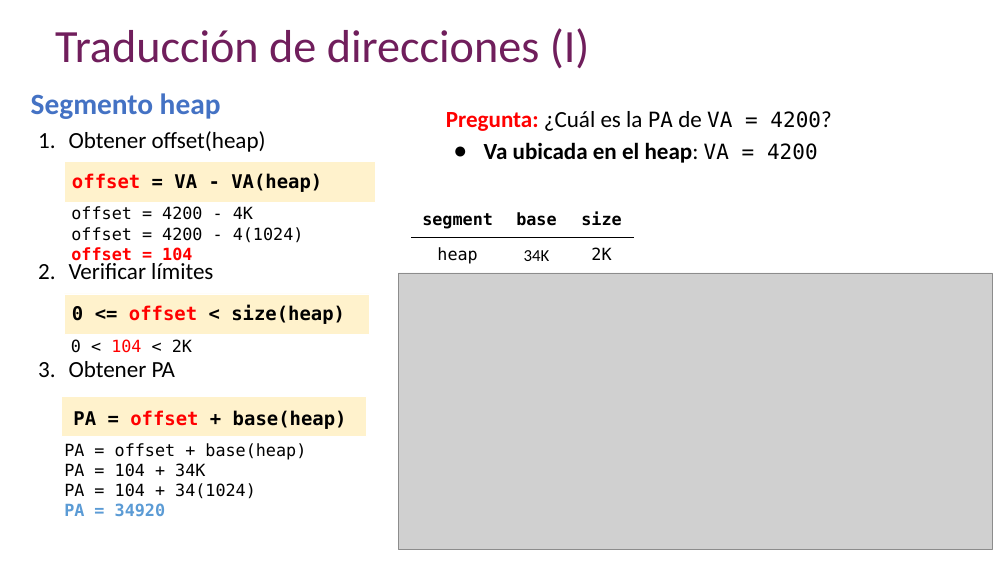
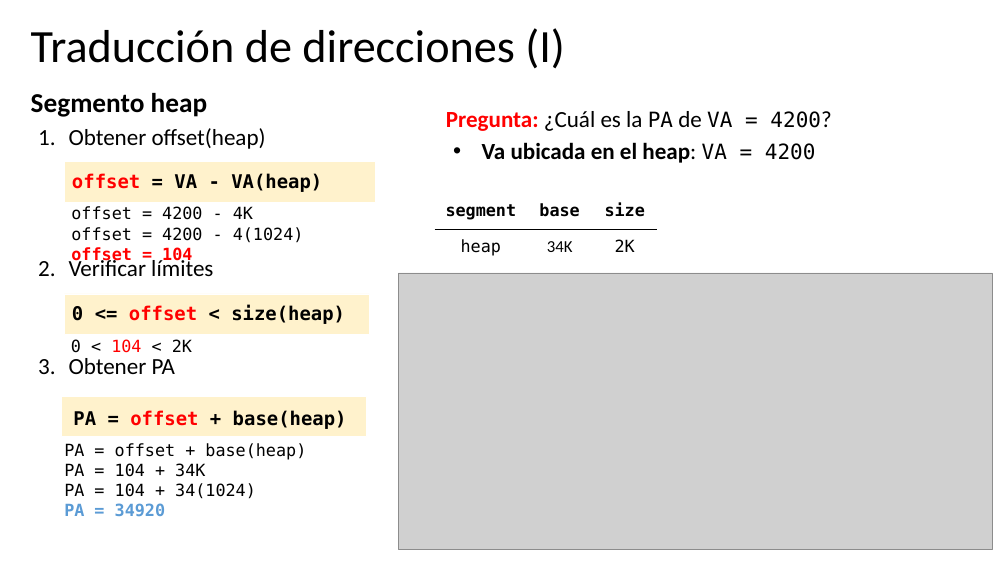
Before and after one commit to udea-so/apuntes_2026-2_SO-virtual, a slide deck: slide 29 of clase_09/SO_apuntes_clase9.pptx (slide 23 before the commit). Drawn at 1008x567 pixels with LibreOffice and Linux fonts; fonts in the diff are those of the drawing; grey boxes stand for pictures. Boxes give left, top, right and bottom in pixels: in the first picture for what was removed or moved away, otherwise in the second. Text is boxed around its words. In the diff, an @@ line names an element or a change of style, - is before the commit and + after.

```diff
--- a/clase_09/SO_apuntes_clase9.pptx
+++ b/clase_09/SO_apuntes_clase9.pptx
@@ title "Traducción de direcciones (I)": place and size @@
-title "Traducción de direcciones (I)" at (55, 28, 590, 68)
+title "Traducción de direcciones (I)" at (31, 28, 565, 69)
@@ title "Traducción de direcciones (I)" at (31, 28, 565, 69): text colour #701E5C to #000000 @@
@@ text at (31, 93, 207, 117): size 28 to 26 pt, text colour #4472C4 to #000000 in "Segmento heap" @@
@@ text at (482, 142, 816, 163): bullet ● to • @@
@@ table: place and size @@
-table at (411, 203, 634, 273)
+table at (435, 194, 657, 264)
```
Also in this commit, not shown: 46 other slides changed, 12 slides added, 1 slide removed, 6 other files.
